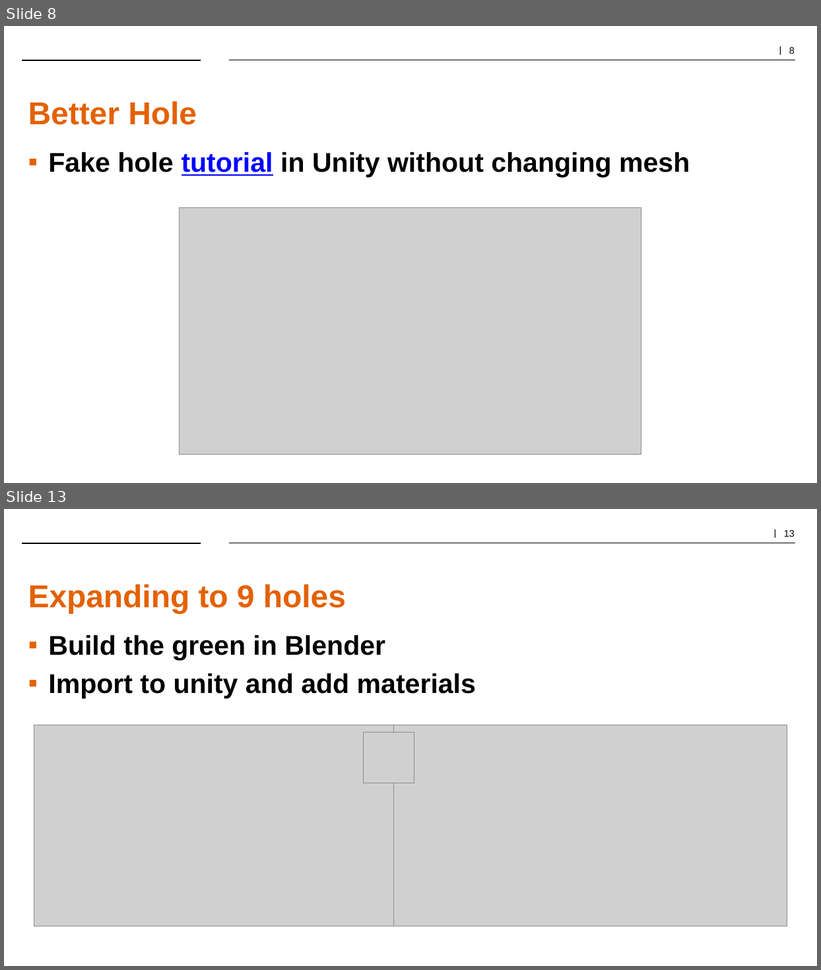
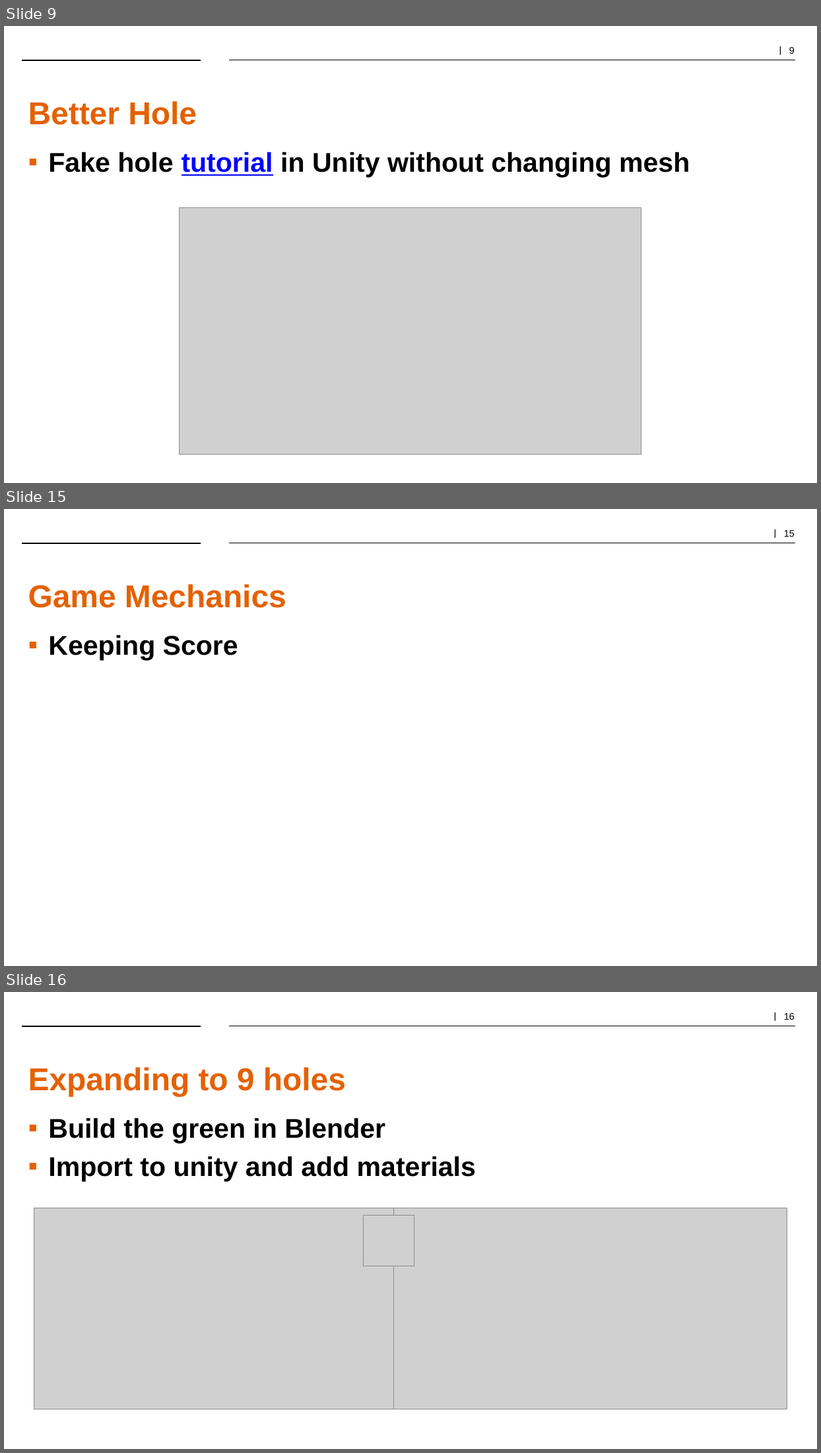
Before and after one commit to jmgregor/IMGS-624, a slide deck: PuttPuttGolfPresentation.pptx. Shown one above the other, each under a label of ours: slides 8 and 13 before the commit, slides 9, 15 and 16 after it; the slides between them are not shown. The pictures are 821x970 and 821x1453 pixels, drawn with LibreOffice and Linux fonts; fonts in the diff are those of the drawing; grey boxes stand for pictures; background and template pictures are left out. Boxes give left, top, right and bottom in pixels: in the first picture for what was removed or moved away, otherwise in the second. Text is boxed around its words. In the diff, an @@ line names an element or a change of style, - is before the commit and + after.

Commit message:
Game Mechanics

```diff
--- a/PuttPuttGolfPresentation.pptx
+++ b/PuttPuttGolfPresentation.pptx
@@ slide 15 added at box(4, 509, 817, 966), background #FFFFFF; not listed: 3 template elements that a slide beside it also shows @@
@@ text added at box(28, 584, 286, 608), 37.3 pt, text #E46102, bold @@
+Game Mechanics
@@ text added at box(48, 635, 238, 661), 32 pt, text #000000, bold @@
+▪ Keeping Score
@@ what was slide 8 is now slide 9 @@
@@ what was slide 13 is now slide 16 @@
@@ page number at box(784, 1013, 795, 1020): text changed @@
-| 13
+| 16
```
Also in this commit, not shown: 1 slide changed, 6 other slides added, 3 slides removed, 16 other files.
